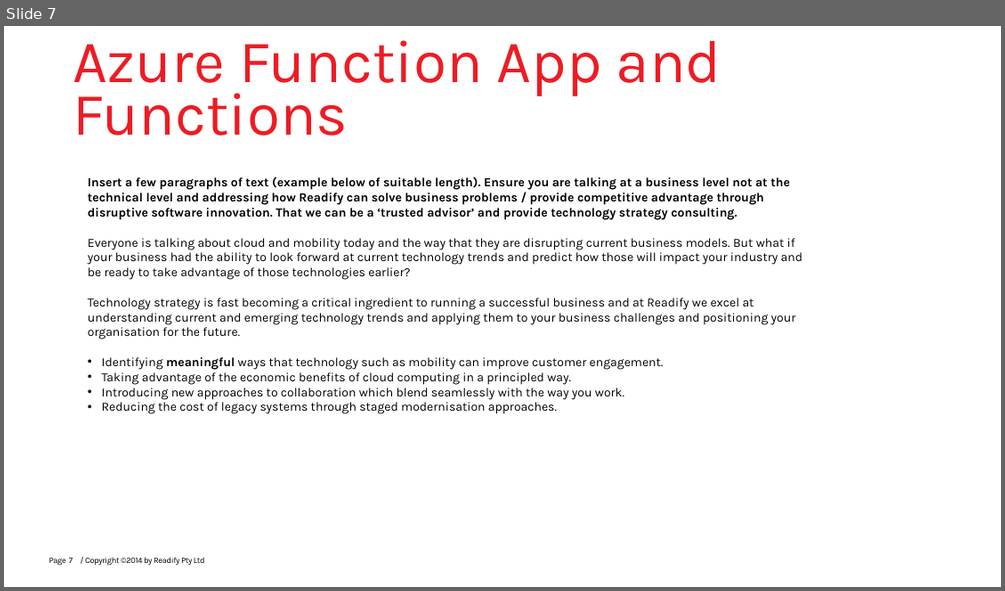
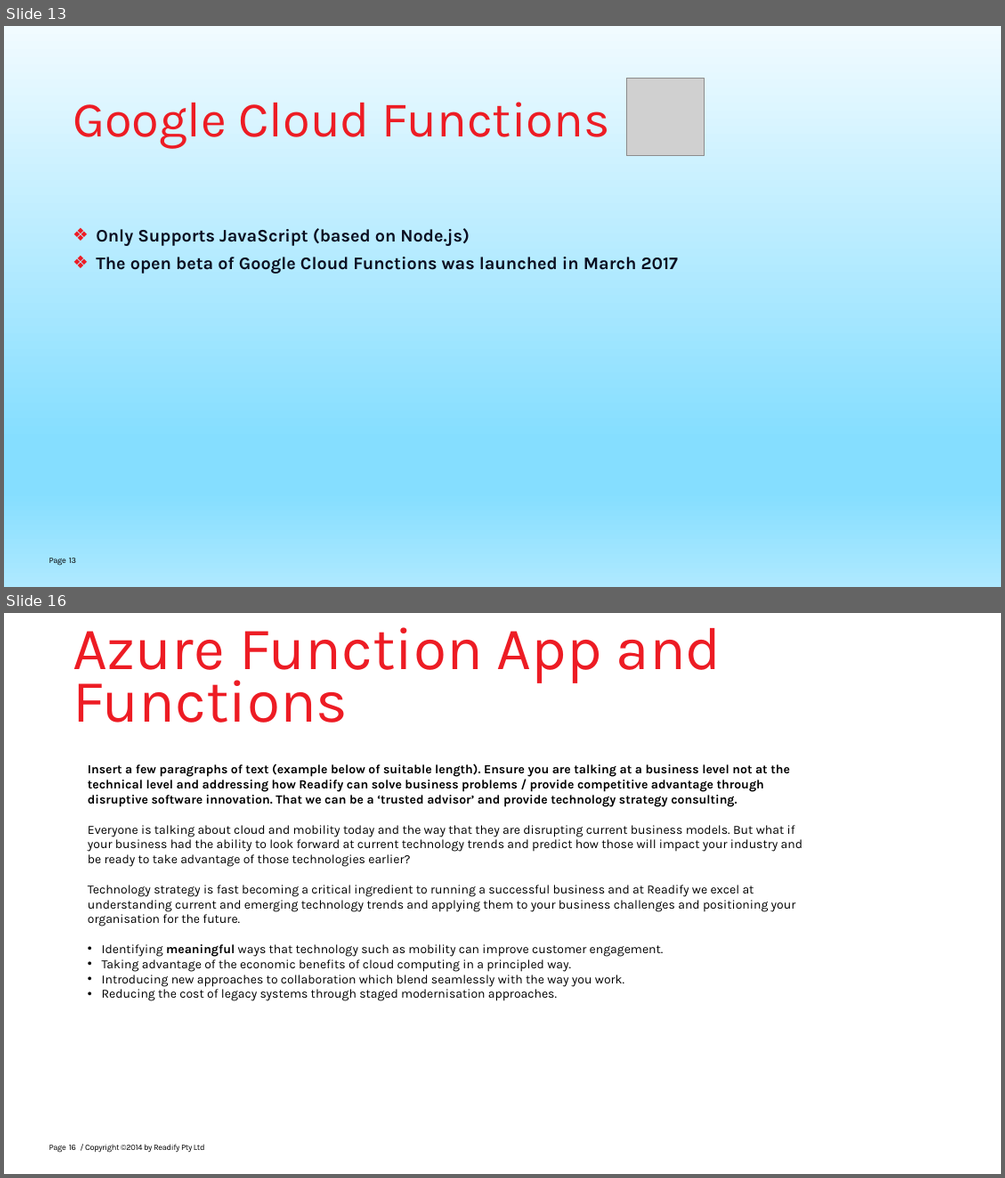
Before and after one commit to mehdikhaleghian/StudyNotes, a slide deck: Azure Functions.pptx. Shown one above the other, each under a label of ours: slide 7 before the commit, slides 13 and 16 after it; the slides between them are not shown. The pictures are 1005x591 and 1005x1178 pixels, drawn with LibreOffice and Linux fonts; fonts in the diff are those of the drawing; grey boxes stand for pictures; background and template pictures are left out. Boxes give left, top, right and bottom in pixels: in the first picture for what was removed or moved away, otherwise in the second. Text is boxed around its words. In the diff, an @@ line names an element or a change of style, - is before the commit and + after.

```diff
--- a/Azure Functions.pptx
+++ b/Azure Functions.pptx
@@ slide 13 added at (4, 26, 1001, 587), background picture (left out); not listed: 1 template element that a slide beside it also shows @@
@@ picture added at (626, 79, 704, 156) @@
@@ title added at (73, 102, 609, 149), 48 pt, text #ED1C24 @@
+Google Cloud Functions
@@ text added at (96, 228, 679, 273), 17 pt, text #0B0F21, bold @@
+❖ Only Supports JavaScript (based on Node.js)
+❖ The open beta of Google Cloud Functions was launched in March 2017
@@ page number added at (69, 557, 76, 563), 8 pt, text #000000 @@
+13
@@ what was slide 7 is now slide 16 @@
@@ page number at (69, 1144, 76, 1150): text changed @@
-7
+16
```
Also in this commit, not shown: 5 slides changed, 10 other slides added, 2 slides removed, 17 other files.
